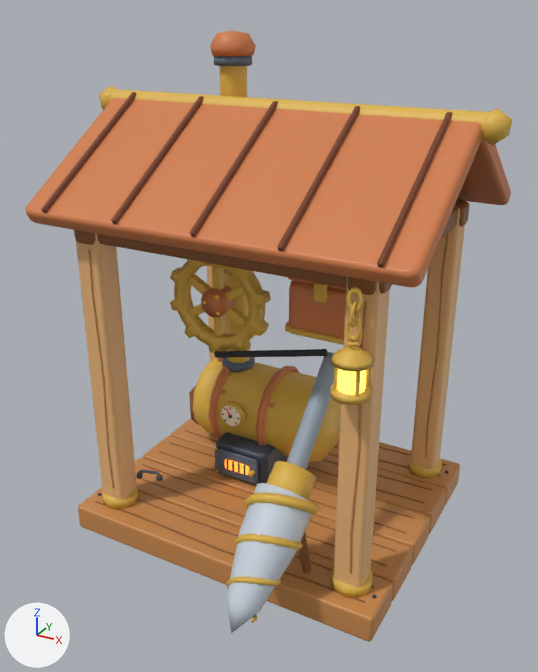
The FBX model store-assets/buildings/IceDrill/fbx/IceDrill_T2.fbx, before and after one commit.
Camera for both pictures: a 50 mm lens placed at (5.84, -10.97, 9.14), pointed at (0.21, -0.71, 4.02). The lights are fixed; the arrows at lower left show +X, +Y and +Z. The first picture is the older version.

Names of what the first picture shows: 'IceDrillT2BitA', 'IceDrillT2Boiler', 'IceDrillT2Chimney', 'IceDrillT2Deck', 'IceDrillT2Firebox', 'IceDrillT2FireboxGlow', 'IceDrillT2Flywheel', 'IceDrillT2Gearbox', 'IceDrillT2Lantern', 'IceDrillT2Posts', 'IceDrillT2Roof' and 1 more.
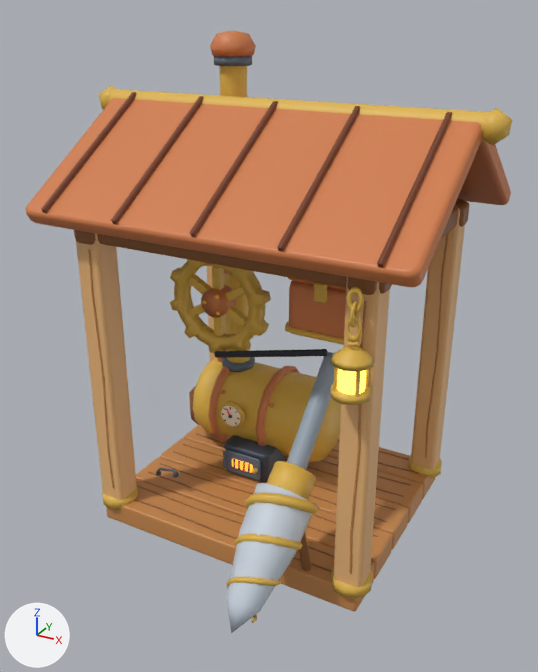
The newer file is also rescaled (x0.289), turned or shifted as a whole; pictures and numbers use the older file's frame.

Changed parts and their boxes (x1, y1, x2, y2) in the pictures (538 x 672 px):
'IceDrillT2Deck', moved, rescaled (14% narrower, 16% shorter)
    before: (78, 418, 460, 642)
    after: (106, 425, 435, 612)
'IceDrillT2Firebox', moved, rescaled (12% narrower, 11% shorter)
    before: (215, 432, 286, 485)
    after: (223, 435, 285, 482)
'IceDrillT2FireboxGlow', moved, rescaled (12% narrower, 12% shorter)
    before: (225, 459, 249, 475)
    after: (232, 459, 253, 473)

Patch to the scene script:
```diff
--- a/store-assets/buildings/IceDrill/fbx/IceDrill_T2.fbx.py
+++ b/store-assets/buildings/IceDrill/fbx/IceDrill_T2.fbx.py
@@ ob_icedrillt2fireboxglow @@
 ob_icedrillt2fireboxglow = bpy.data.objects.new('IceDrillT2FireboxGlow', me_icedrillt2fireboxglow_001)
-ob_icedrillt2fireboxglow.location = (0.0, 0.0, 0.0)
+ob_icedrillt2fireboxglow.location = (0.0, 0.0, 0.15)
+ob_icedrillt2fireboxglow.scale = (0.865, 0.865, 0.865)
@@ ob_icedrillt2deck @@
 ob_icedrillt2deck = bpy.data.objects.new('IceDrillT2Deck', me_icedrillt2deck_001)
-ob_icedrillt2deck.location = (0.0, 0.0, 0.0)
+ob_icedrillt2deck.location = (0.0, 0.0, 0.15)
+ob_icedrillt2deck.scale = (0.865, 0.865, 0.865)
@@ ob_icedrillt2firebox @@
 ob_icedrillt2firebox = bpy.data.objects.new('IceDrillT2Firebox', me_icedrillt2firebox_001)
-ob_icedrillt2firebox.location = (0.0, 0.0, 0.0)
+ob_icedrillt2firebox.location = (0.0, 0.0, 0.15)
+ob_icedrillt2firebox.scale = (0.865, 0.865, 0.865)
```
